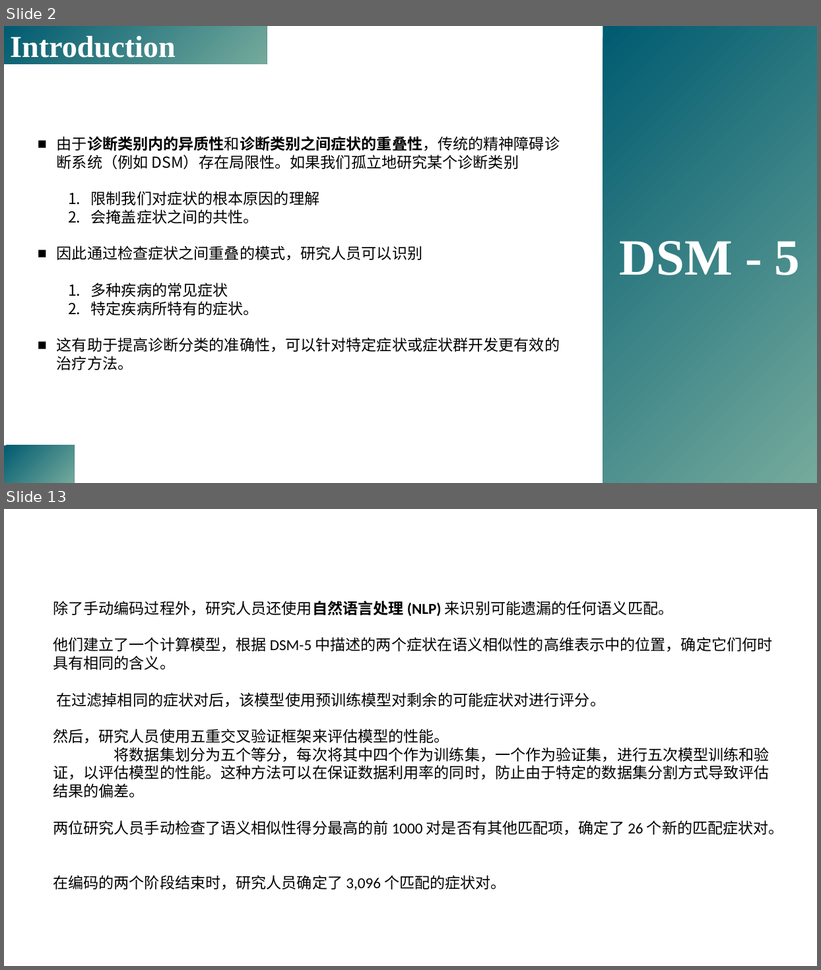
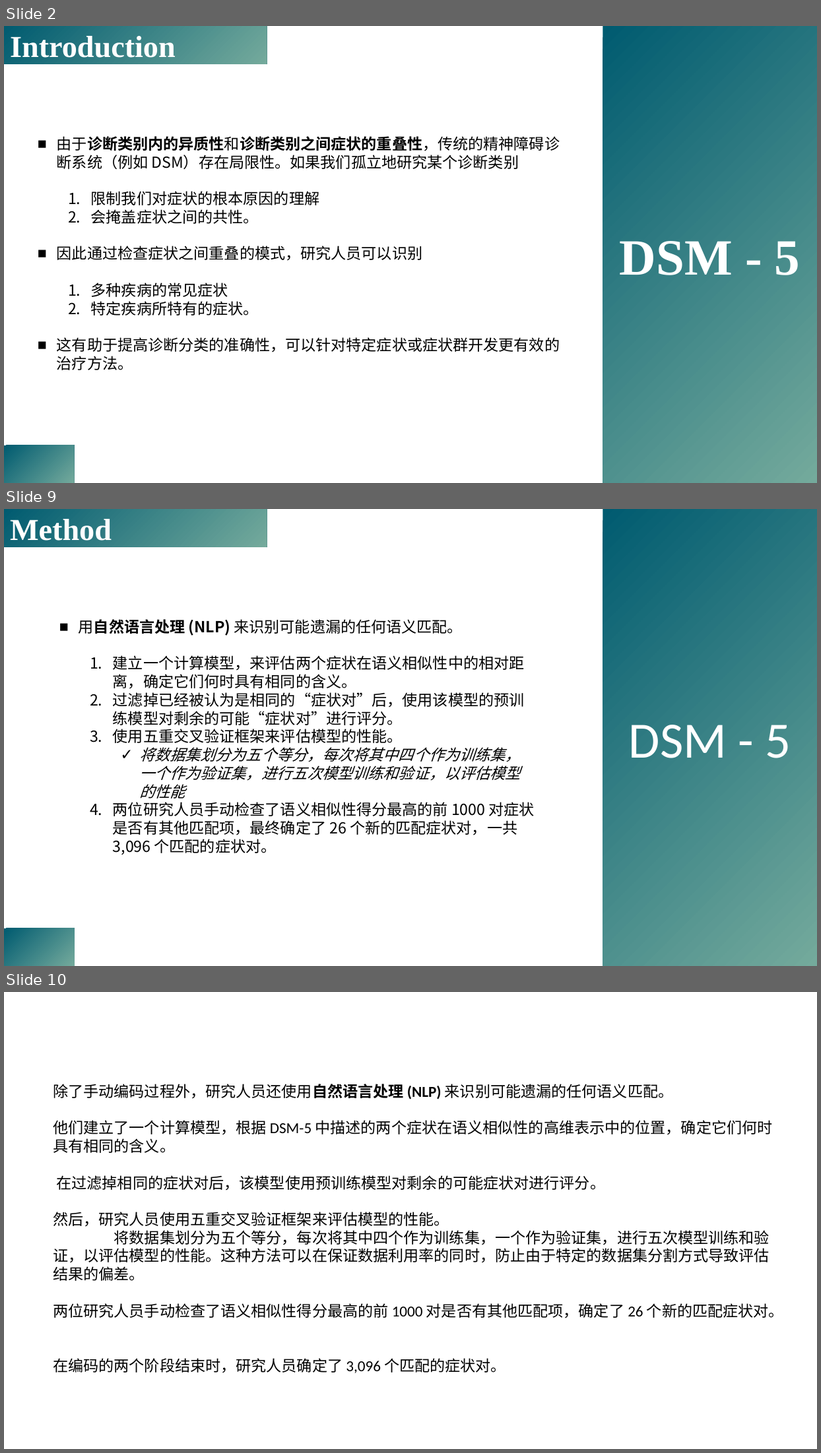
Before and after one commit to yuki-961004/Presentation, a slide deck: 230518_DSM5/Forbes_2023_psyarxiv.pptx. Shown one above the other, each under a label of ours: slides 2 and 13 before the commit, slides 2, 9 and 10 after it; the slides between them are not shown. The pictures are 821x970 and 821x1453 pixels, drawn with LibreOffice and Linux fonts; fonts in the diff are those of the drawing; background and template pictures are left out. Boxes give left, top, right and bottom in pixels: in the first picture for what was removed or moved away, otherwise in the second. Text is boxed around its words. In the diff, an @@ line names an element or a change of style, - is before the commit and + after.

Commit message:
method

```diff
--- a/230518_DSM5/Forbes_2023_psyarxiv.pptx
+++ b/230518_DSM5/Forbes_2023_psyarxiv.pptx
@@ slide 9 added at bbox=[4, 509, 817, 966], background picture (left out) @@
@@ rectangle added at bbox=[4, 509, 267, 547], fill gradient #005B70 to #74AA9C, 36 pt, text #FFFFFF, bold @@
+Method
@@ rectangle added at bbox=[603, 509, 817, 966], fill gradient #005B70 to #74AA9C, 60 pt, text #FFFFFF @@
+DSM - 5
@@ text added at bbox=[79, 619, 535, 855], 18 pt, text #000000 @@
+■ 用自然语言处理 (NLP) 来识别可能遗漏的任何语义匹配。
+  1. 建立一个计算模型，来评估两个症状在语义相似性中的相对距离，确定它们何时具有相同的含义。
+  2. 过滤掉已经被认为是相同的“症状对”后，使用该模型的预训练模型对剩余的可能“症状对”进行评分。
+  3. 使用五重交叉验证框架来评估模型的性能。
+    ✓ 将数据集划分为五个等分，每次将其中四个作为训练集，一个作为验证集，进行五次模型训练和验证，以评估模型的性能
+  4. 两位研究人员手动检查了语义相似性得分最高的前 1000 对症状是否有其他匹配项，最终确定了 26 个新的匹配症状对，一共3,096 个匹配的症状对。
@@ rectangle added at bbox=[4, 929, 74, 966], fill gradient #005B70 to #74AA9C @@
@@ what was slide 13 is now slide 10 @@
```
Also in this commit, not shown: 4 slides changed, 2 other slides added, 6 slides removed, 1 other file.
